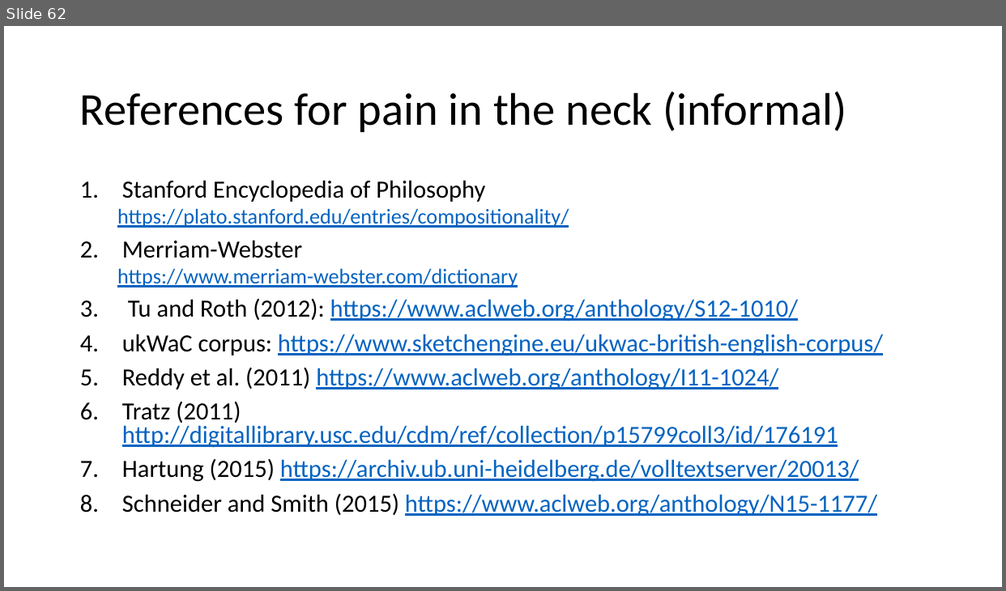
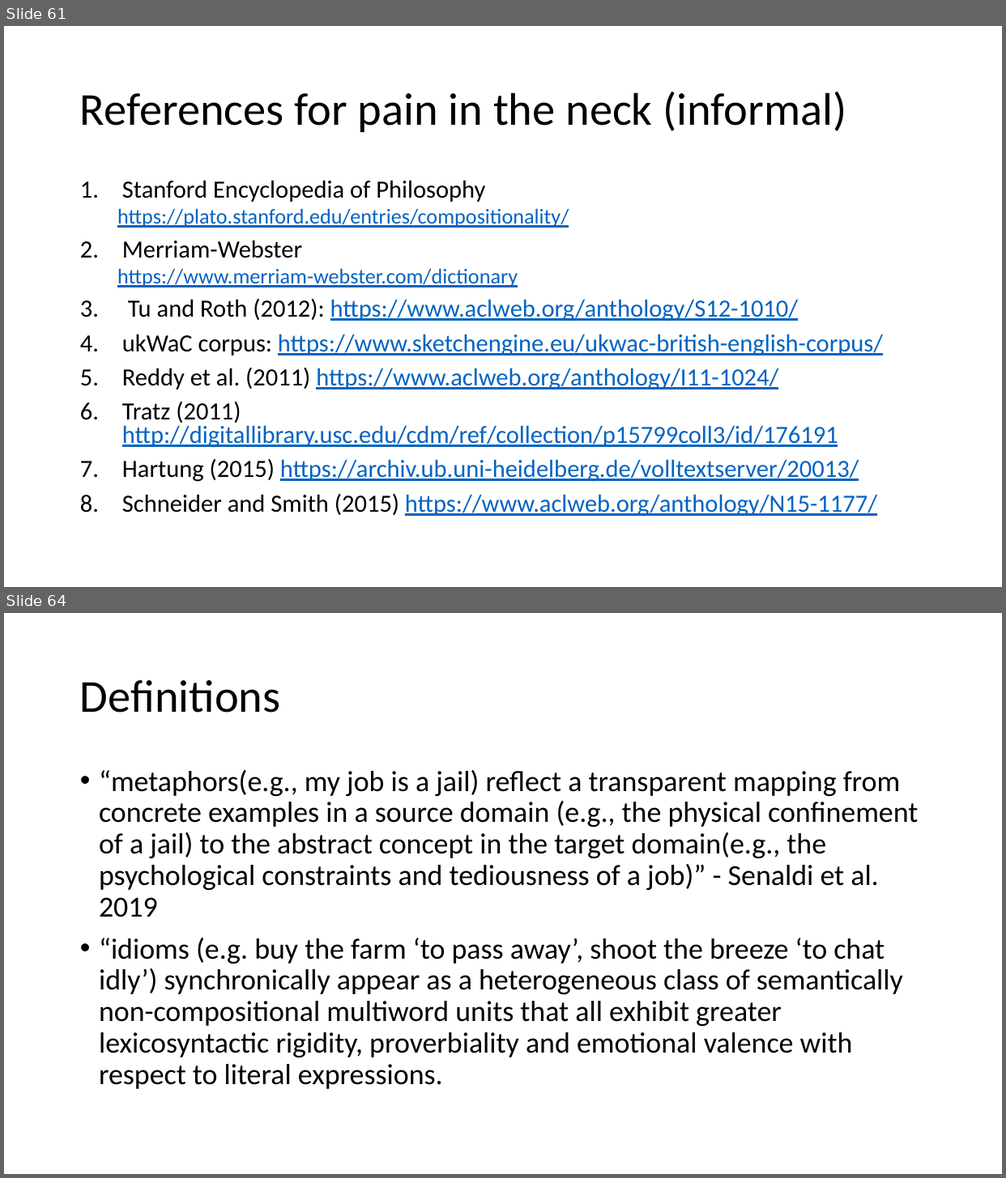
Before and after one commit to spacemanidol/AnalyzingNeuralLanguageModelsGroup1, a slide deck: PaperPresentation02202020.pptx. Shown one above the other, each under a label of ours: slide 62 before the commit, slides 61 and 64 after it; the slides between them are not shown. The pictures are 1006x591 and 1006x1178 pixels, drawn with LibreOffice and Linux fonts; fonts in the diff are those of the drawing. Boxes give left, top, right and bottom in pixels: in the first picture for what was removed or moved away, otherwise in the second. Text is boxed around its words. In the diff, an @@ line names an element or a change of style, - is before the commit and + after.

```diff
--- a/PaperPresentation02202020.pptx
+++ b/PaperPresentation02202020.pptx
@@ slide 64 added at [4, 613, 1002, 1174], background #FFFFFF @@
@@ title added at [80, 680, 281, 713], 44 pt, text #000000 @@
+Definitions
@@ text added at [99, 770, 918, 1089], 28 pt, text #000000 @@
+• “metaphors(e.g., my job is a jail) reflect a transparent mapping from concrete examples in a source domain (e.g., the physical confinement of a jail) to the abstract concept in the target domain(e.g., the psychological constraints and tediousness of a job)” - Senaldi et al. 2019
+• “idioms (e.g. buy the farm ‘to pass away’, shoot the breeze ‘to chat idly’) synchronically appear as a heterogeneous class of semantically non-compositional multiword units that all exhibit greater lexicosyntactic rigidity, proverbiality and emotional valence with respect to literal expressions.
@@ what was slide 62 is now slide 61 @@
```
Also in this commit, not shown: 4 slides changed, 11 other slides added, 5 slides removed, 2 other files.
